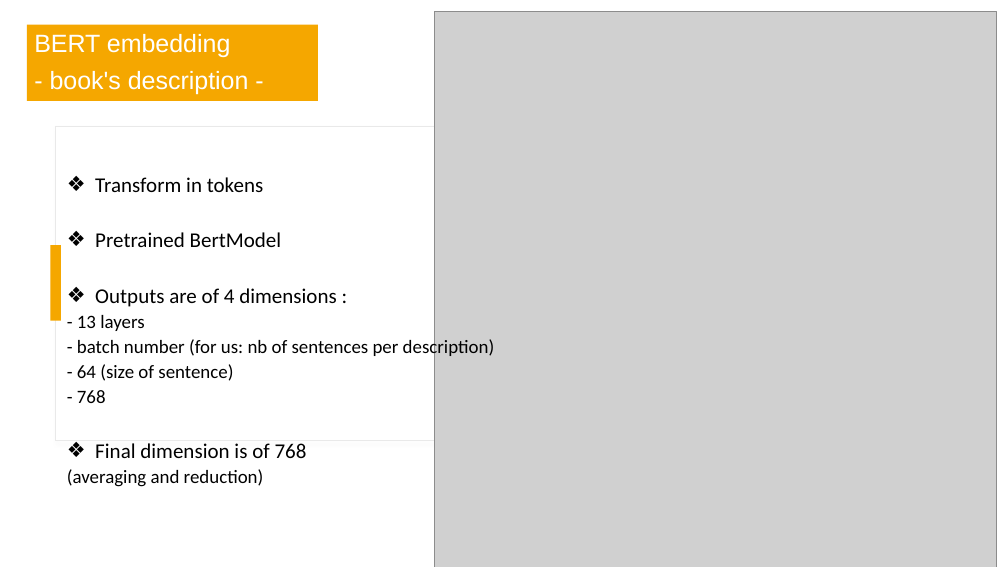
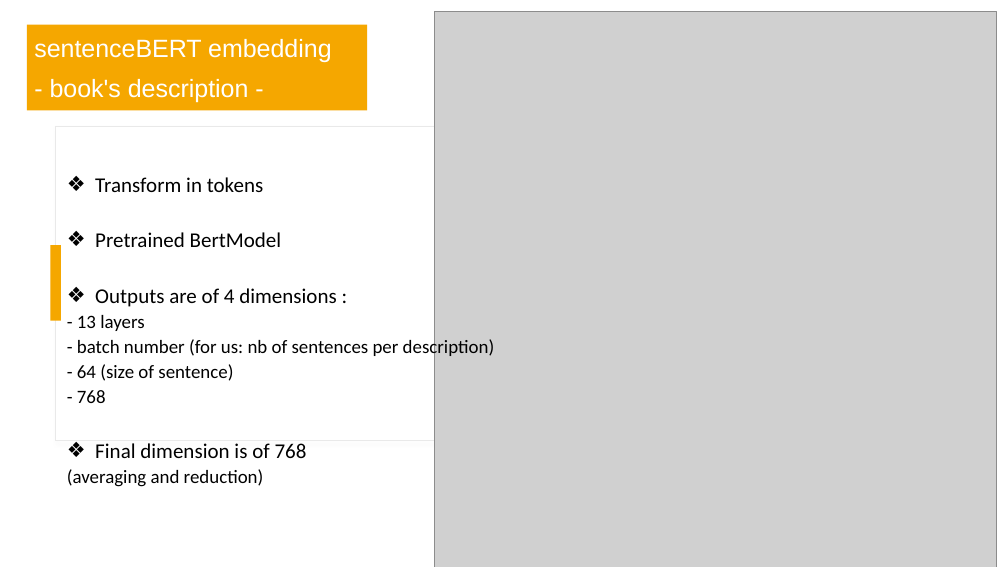
Before and after one commit to ArielNATAF/Books_project, a slide deck: slide 18 of BooksProject.pptx. Drawn at 1008x567 pixels with LibreOffice and Linux fonts; fonts in the diff are those of the drawing; grey boxes stand for pictures. Boxes give left, top, right and bottom in pixels: in the first picture for what was removed or moved away, otherwise in the second. Text is boxed around its words. In the diff, an @@ line names an element or a change of style, - is before the commit and + after.

```diff
--- a/BooksProject.pptx
+++ b/BooksProject.pptx
@@ text "sentenceBERT embedding": place and size @@
-text "sentenceBERT embedding" at <box>26,25,318,101</box>
+text "sentenceBERT embedding" at <box>26,25,367,110</box>
@@ text at <box>34,39,332,63</box>: text changed @@
-BERT embedding
+sentenceBERT embedding
@@ text at <box>50,79,249,103</box>: line spacing 0.9 to 1 @@
```
Also in this commit, not shown: 10 other slides changed, 1 slide added, 1 other file.
